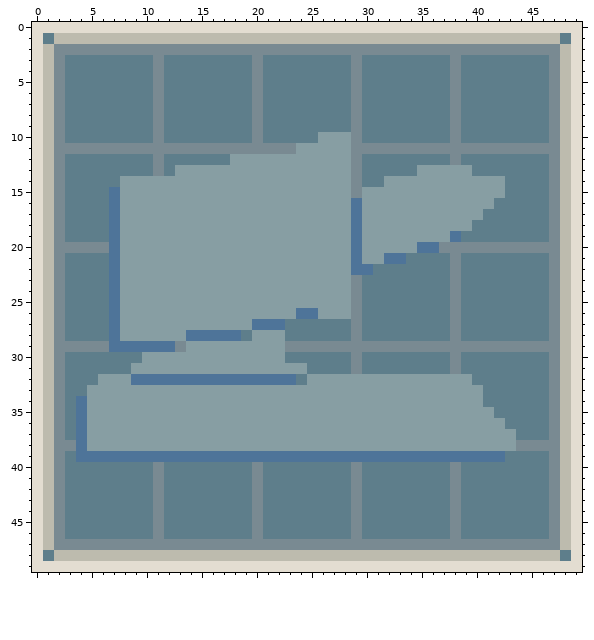
Pixel-art sprite, stored at Assets/UI/MissileUpgradeIcon.png. Above, as it was before the edit.
The file is 250x250 pixels, drawn in blocks of 5x5; one block is one cell here.
The result:
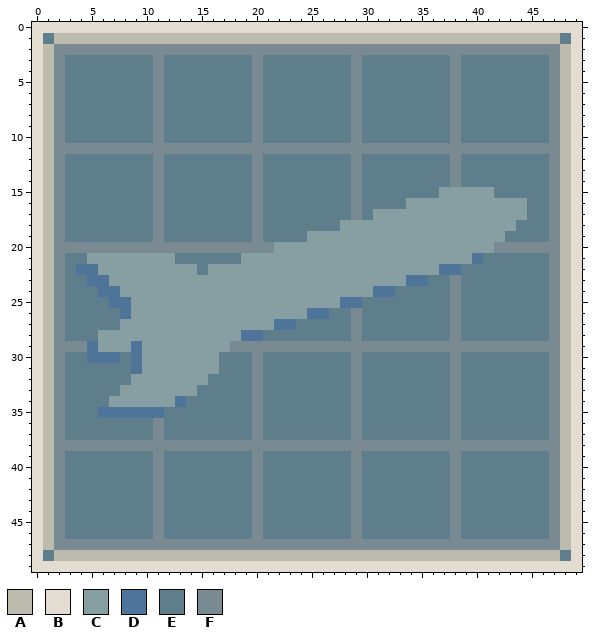
Palette (. is transparent): A #bdbbae  B #e3ddd1  C #879ea3  D #4e7499  E #5e7e8b  F #798a92
Diff:
@@ x 0..49 @@
  9 BAFEEEEEEEEFEEEEEEEEFEEEEEEEEFEEEEEEEEFEEEEEEEEFAB
-10 BAFEEEEEEEEFEEEEEEEEFEEEEECCCFEEEEEEEEFEEEEEEEEFAB
-11 BAFFFFFFFFFFFFFFFFFFFFFFCCCCCFFFFFFFFFFFFFFFFFFFAB
-12 BAFEEEEEEEEFEEEEEECCCCCCCCCCCFEEEEEEEEFEEEEEEEEFAB
-13 BAFEEEEEEEEFECCCCCCCCCCCCCCCCFEEEEECCCCCEEEEEEEFAB
-14 BAFEEEEECCCCCCCCCCCCCCCCCCCCCFEECCCCCCCCCCCEEEEFAB
-15 BAFEEEEDCCCCCCCCCCCCCCCCCCCCCFCCCCCCCCCCCCCEEEEFAB
-16 BAFEEEEDCCCCCCCCCCCCCCCCCCCCCDCCCCCCCCCCCCEEEEEFAB
-17 BAFEEEEDCCCCCCCCCCCCCCCCCCCCCDCCCCCCCCCCCEEEEEEFAB
-18 BAFEEEEDCCCCCCCCCCCCCCCCCCCCCDCCCCCCCCCCEEEEEEEFAB
-19 BAFEEEEDCCCCCCCCCCCCCCCCCCCCCDCCCCCCCCDEEEEEEEEFAB
-20 BAFFFFFDCCCCCCCCCCCCCCCCCCCCCDCCCCCDDFFFFFFFFFFFAB
-21 BAFEEEEDCCCCCCCCCCCCCCCCCCCCCDCCDDEEEEFEEEEEEEEFAB
-22 BAFEEEEDCCCCCCCCCCCCCCCCCCCCCDDEEEEEEEFEEEEEEEEFAB
-23 BAFEEEEDCCCCCCCCCCCCCCCCCCCCCFEEEEEEEEFEEEEEEEEFAB
-24 BAFEEEEDCCCCCCCCCCCCCCCCCCCCCFEEEEEEEEFEEEEEEEEFAB
-25 BAFEEEEDCCCCCCCCCCCCCCCCCCCCCFEEEEEEEEFEEEEEEEEFAB
-26 BAFEEEEDCCCCCCCCCCCCCCCCDDCCCFEEEEEEEEFEEEEEEEEFAB
-27 BAFEEEEDCCCCCCCCCCCCDDDEEEEEEFEEEEEEEEFEEEEEEEEFAB
-28 BAFEEEEDCCCCCCDDDDDECCCEEEEEEFEEEEEEEEFEEEEEEEEFAB
-29 BAFFFFFDDDDDDFCCCCCCCCCFFFFFFFFFFFFFFFFFFFFFFFFFAB
-30 BAFEEEEEEECCCCCCCCCCCCCEEEEEEFEEEEEEEEFEEEEEEEEFAB
-31 BAFEEEEEECCCCCCCCCCCCCCCCEEEEFEEEEEEEEFEEEEEEEEFAB
-32 BAFEEECCCDDDDDDDDDDDDDDDECCCCCCCCCCCCCCCEEEEEEEFAB
-33 BAFEECCCCCCCCCCCCCCCCCCCCCCCCCCCCCCCCCCCCEEEEEEFAB
-34 BAFEDCCCCCCCCCCCCCCCCCCCCCCCCCCCCCCCCCCCCEEEEEEFAB
-35 BAFEDCCCCCCCCCCCCCCCCCCCCCCCCCCCCCCCCCCCCCEEEEEFAB
-36 BAFEDCCCCCCCCCCCCCCCCCCCCCCCCCCCCCCCCCCCCCCEEEEFAB
-37 BAFEDCCCCCCCCCCCCCCCCCCCCCCCCCCCCCCCCCCCCCCCEEEFAB
-38 BAFFDCCCCCCCCCCCCCCCCCCCCCCCCCCCCCCCCCCCCCCCFFFFAB
-39 BAFEDDDDDDDDDDDDDDDDDDDDDDDDDDDDDDDDDDDDDDDEEEEFAB
+10 BAFEEEEEEEEFEEEEEEEEFEEEEEEEEFEEEEEEEEFEEEEEEEEFAB
+11 BAFFFFFFFFFFFFFFFFFFFFFFFFFFFFFFFFFFFFFFFFFFFFFFAB
+12 BAFEEEEEEEEFEEEEEEEEFEEEEEEEEFEEEEEEEEFEEEEEEEEFAB
+13 BAFEEEEEEEEFEEEEEEEEFEEEEEEEEFEEEEEEEEFEEEEEEEEFAB
+14 BAFEEEEEEEEFEEEEEEEEFEEEEEEEEFEEEEEEEEFEEEEEEEEFAB
+15 BAFEEEEEEEEFEEEEEEEEFEEEEEEEEFEEEEEEECCCCCEEEEEFAB
+16 BAFEEEEEEEEFEEEEEEEEFEEEEEEEEFEEEECCCCCCCCCCCEEFAB
+17 BAFEEEEEEEEFEEEEEEEEFEEEEEEEEFECCCCCCCCCCCCCCEEFAB
+18 BAFEEEEEEEEFEEEEEEEEFEEEEEEECCCCCCCCCCCCCCCCEEEFAB
+19 BAFEEEEEEEEFEEEEEEEEFEEEECCCCCCCCCCCCCCCCCCEEEEFAB
+20 BAFFFFFFFFFFFFFFFFFFFFCCCCCCCCCCCCCCCCCCCCFFFFFFAB
+21 BAFEECCCCCCCCEEEEEECCCCCCCCCCCCCCCCCCCCCDEEEEEEFAB
+22 BAFEDDCCCCCCCCCECCCCCCCCCCCCCCCCCCCCCDDEEEEEEEEFAB
+23 BAFEEDDCCCCCCCCCCCCCCCCCCCCCCCCCCCDDEEFEEEEEEEEFAB
+24 BAFEEEDDCCCCCCCCCCCCCCCCCCCCCCCDDEEEEEFEEEEEEEEFAB
+25 BAFEEEEDDCCCCCCCCCCCCCCCCCCCDDEEEEEEEEFEEEEEEEEFAB
+26 BAFEEEEEDCCCCCCCCCCCCCCCCDDEEFEEEEEEEEFEEEEEEEEFAB
+27 BAFEEEEECCCCCCCCCCCCCCDDEEEEEFEEEEEEEEFEEEEEEEEFAB
+28 BAFEEECCCCCCCCCCCCCDDEEEEEEEEFEEEEEEEEFEEEEEEEEFAB
+29 BAFFFDCCCDCCCCCCCCFFFFFFFFFFFFFFFFFFFFFFFFFFFFFFAB
+30 BAFEEDDDEDCCCCCCCEEEFEEEEEEEEFEEEEEEEEFEEEEEEEEFAB
+31 BAFEEEEEEDCCCCCCCEEEFEEEEEEEEFEEEEEEEEFEEEEEEEEFAB
+32 BAFEEEEEECCCCCCCEEEEFEEEEEEEEFEEEEEEEEFEEEEEEEEFAB
+33 BAFEEEEECCCCCCCEEEEEFEEEEEEEEFEEEEEEEEFEEEEEEEEFAB
+34 BAFEEEECCCCCCDEEEEEEFEEEEEEEEFEEEEEEEEFEEEEEEEEFAB
+35 BAFEEEDDDDDDEEEEEEEEFEEEEEEEEFEEEEEEEEFEEEEEEEEFAB
+36 BAFEEEEEEEEFEEEEEEEEFEEEEEEEEFEEEEEEEEFEEEEEEEEFAB
+37 BAFEEEEEEEEFEEEEEEEEFEEEEEEEEFEEEEEEEEFEEEEEEEEFAB
+38 BAFFFFFFFFFFFFFFFFFFFFFFFFFFFFFFFFFFFFFFFFFFFFFFAB
+39 BAFEEEEEEEEFEEEEEEEEFEEEEEEEEFEEEEEEEEFEEEEEEEEFAB
 40 BAFEEEEEEEEFEEEEEEEEFEEEEEEEEFEEEEEEEEFEEEEEEEEFAB
